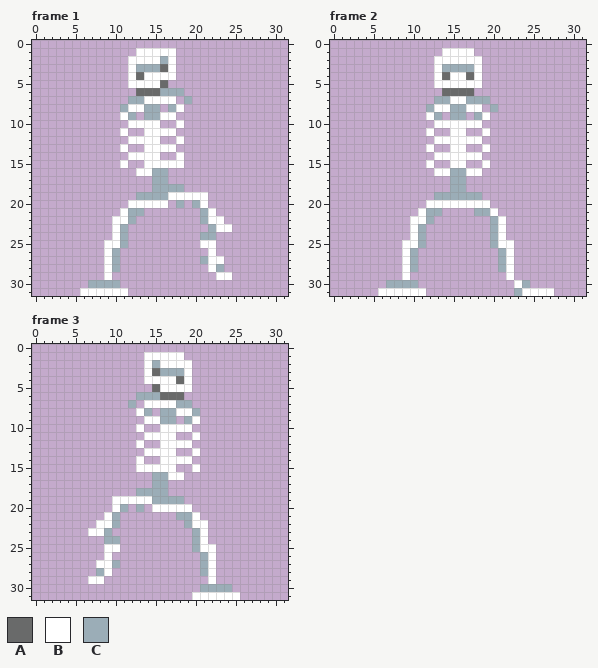
Two states of a animated GIF sprite, Assets/Sprites/Sprites/Enemies/Skeletons/Skeleton-Running.gif. Above: the version before the commit.
The file is 320x320 pixels, drawn in blocks of 10x10; one block is one cell here. Shown: frame 1, frame 2, frame 3. The commit also changed other frames, which this record leaves out.
Palette (. is transparent): A #696a6a  B #ffffff  C #9badb7
After the commit:
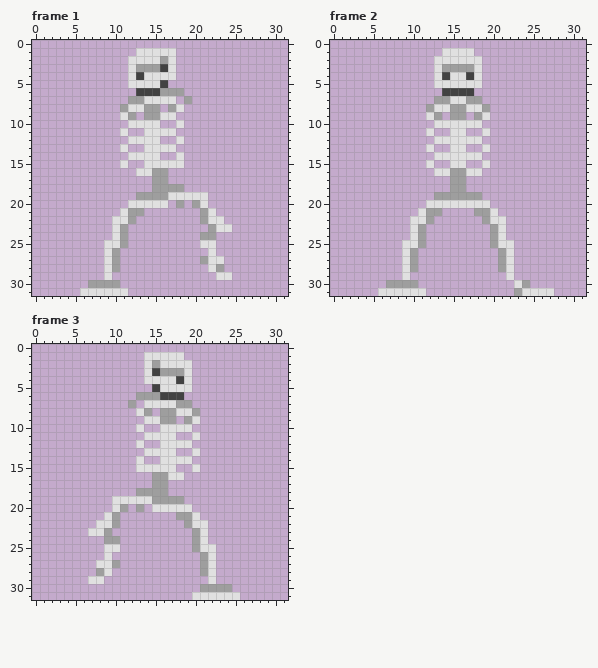
From old to new:
@@ palette @@
-A #696a6a
+A #424242
-B #ffffff
+B #e0e0e0
-C #9badb7
+C #9e9e9e
--- frame 2
@@ x 17..22 @@
  6 A.....
- 7 CCC...
- 8 BB.C..
+ 7 CC....
+ 8 BBC...
  9 .CB...
@@ x 17..22 @@
 21 .CCB..
-22 ...CB.
+22 ..CBB.
 23 ...CB.
